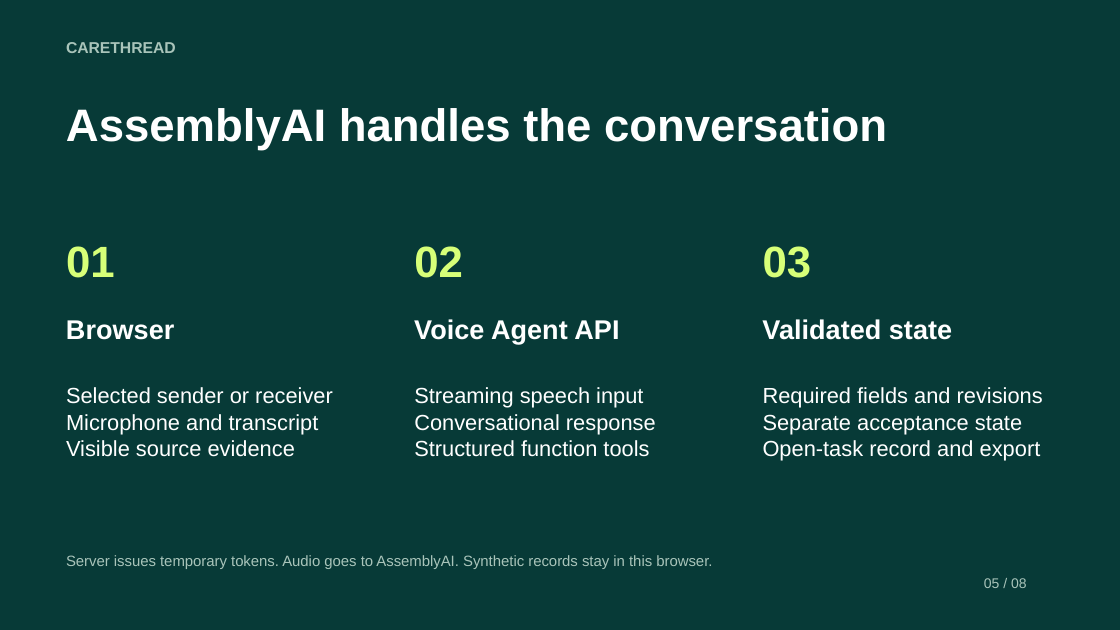
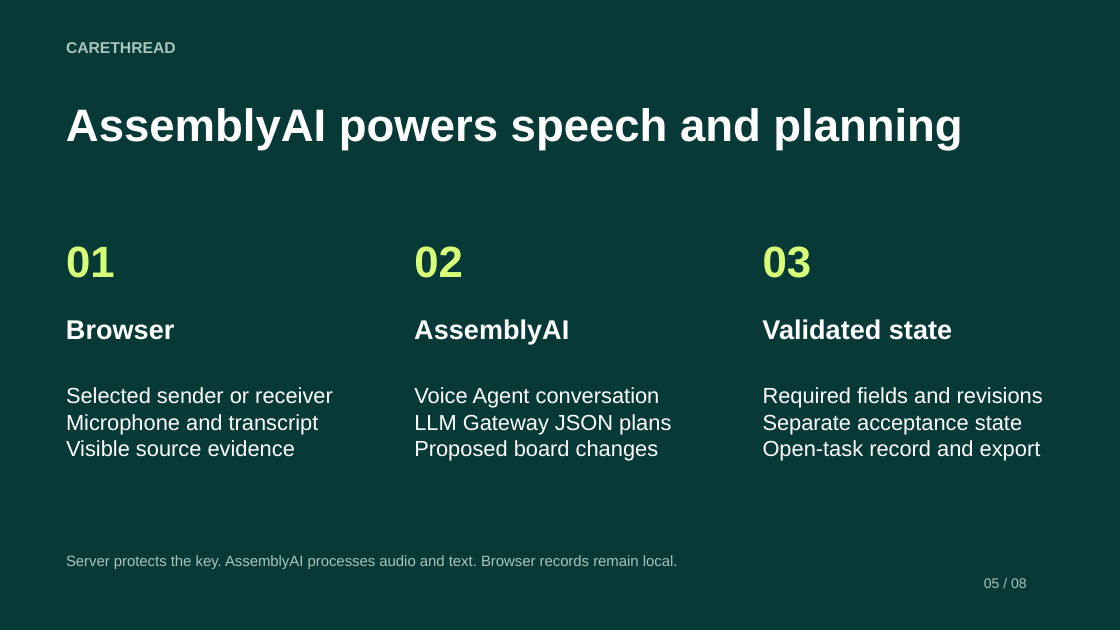
Before and after one commit to ajegz/carethread, a slide deck: slide 5 of submission/carethread-deck.pptx. Drawn at 1120x630 pixels with LibreOffice and Linux fonts; fonts in the diff are those of the drawing. Boxes give left, top, right and bottom in pixels: in the first picture for what was removed or moved away, otherwise in the second. Text is boxed around its words. In the diff, an @@ line names an element or a change of style, - is before the commit and + after.

Commit message:
Finish validated voice planning and hackathon release assets

```diff
--- a/submission/carethread-deck.pptx
+++ b/submission/carethread-deck.pptx
@@ text at bbox=[66, 108, 962, 150]: text changed @@
-AssemblyAI handles the conversation
+AssemblyAI powers speech and planning
@@ text at bbox=[414, 319, 569, 344]: text changed @@
-Voice Agent API
+AssemblyAI
@@ text at bbox=[414, 387, 671, 461]: text changed @@
-Streaming speech input
-Conversational response
-Structured function tools
+Voice Agent conversation
+LLM Gateway JSON plans
+Proposed board changes
@@ text at bbox=[66, 555, 678, 569]: text changed @@
-Server issues temporary tokens. Audio goes to AssemblyAI. Synthetic records stay in this browser.
+Server protects the key. AssemblyAI processes audio and text. Browser records remain local.
```
Also in this commit, not shown: 1 other slide changed, 24 other files.
